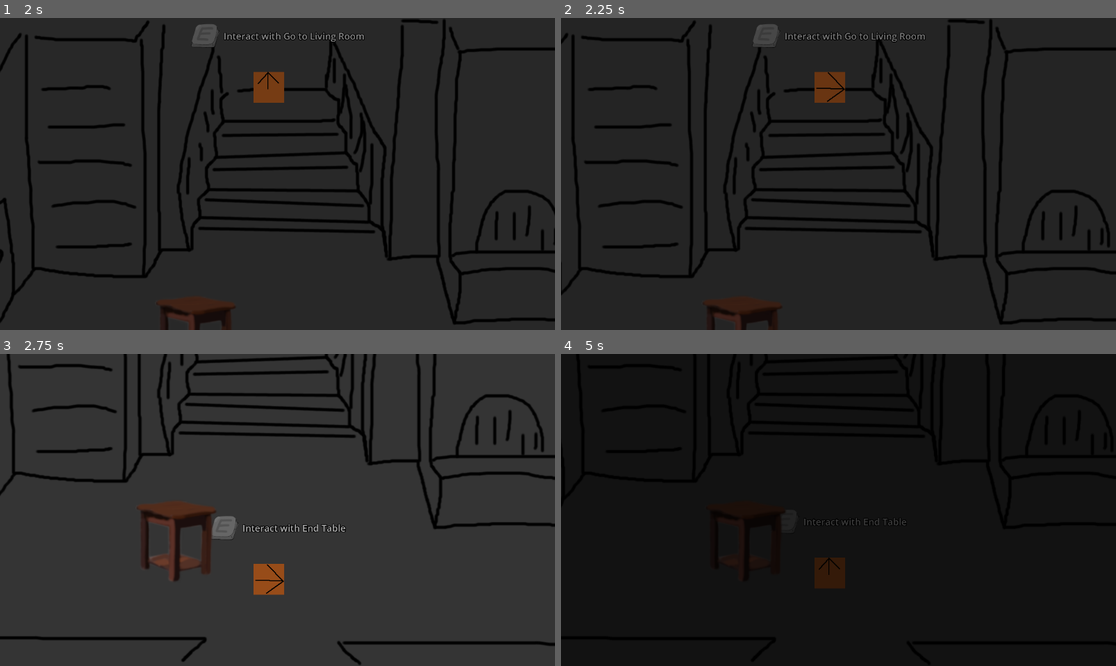
Above: before the commit, frames 1-4 (two rows, left to right).
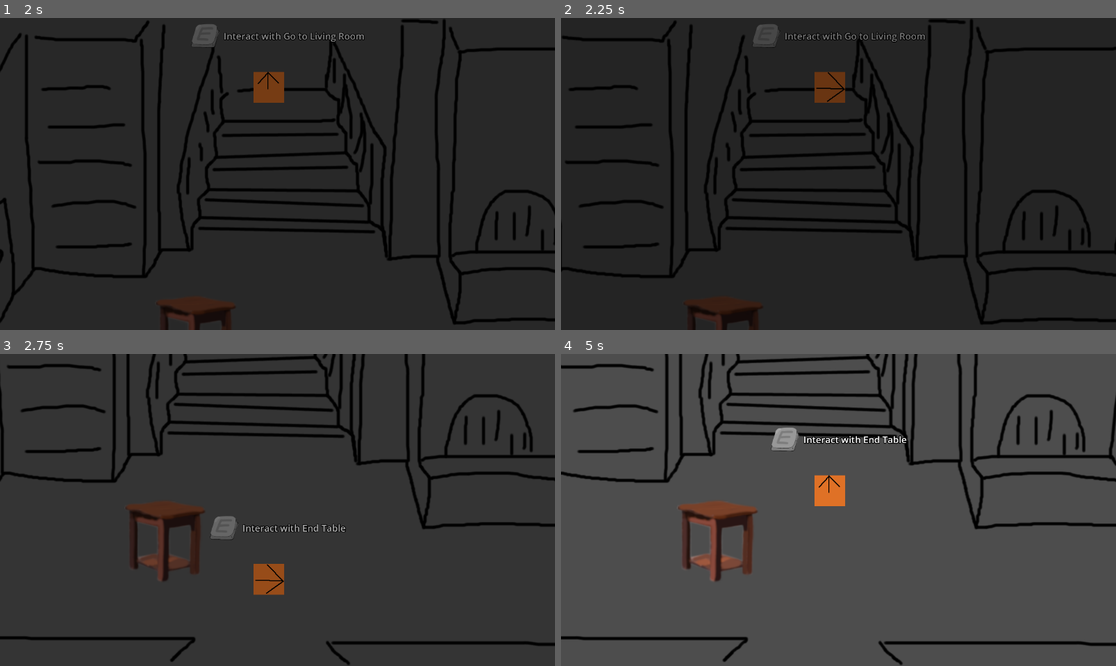
Above: after the commit, the same moments.

Repository: purpletissuebox/get-clean-meow
Game: Godot game, scene res://drivers/root/root.tscn
The game is run twice, just before and just after one commit, with the same random seed, the same clock (stepped at 60 frames per second) and the same inputs.
Inputs:
- Up to frame 1 (2 s): click "START" at 0.5 s; click "START" at 1.25 s
- Up to frame 2 (2.25 s): hold D (walk_right) from 2.03 s (still down); tap E (interact) at 2.1 s
- Up to frame 3 (2.75 s): keep holding D (walk_right)
- Up to frame 4 (5 s): release D (walk_right) at 2.78 s; hold S (walk_down) 2.78-3.53 s; tap E (interact) at 2.85, 3.6, 4.35 s; hold D (walk_right) 3.53-4.28 s; hold W (walk_up) from 4.28 s (still down)

Frame 1 is identical in both runs. In frame 2, 9.5% of the frame differs, in the area x 0-100%, y 0-100%; in frame 3, 7.9%; in frame 4, 93%.

Commit message:
Removed some unneeded code I added

Diff:
--- a/actors/player/player.gd
+++ b/actors/player/player.gd
@@ -1,7 +1,7 @@
 class_name PlayerController extends CharacterBody2D
 
 const BASE_DIR:Vector2 = Vector2(1,0.75)
-const BASE_SPEED:float = 150
+const BASE_SPEED:float = 350
 
 @onready var camera_2d: Camera2D = $Camera2D
 @onready var interact_label: HBoxContainer = $InteractLabel
--- a/levels/title/mainmenu.gd
+++ b/levels/title/mainmenu.gd
@@ -1,7 +1,6 @@
 extends Control
 
 func start_game():
-	#SignalBus.change_lvl.emit("res://levels/player/player.tscn", 1)
 	SignalBus.change_lvl.emit("res://levels/test_lvl/level.tscn", 1)
 
 func do_options():
